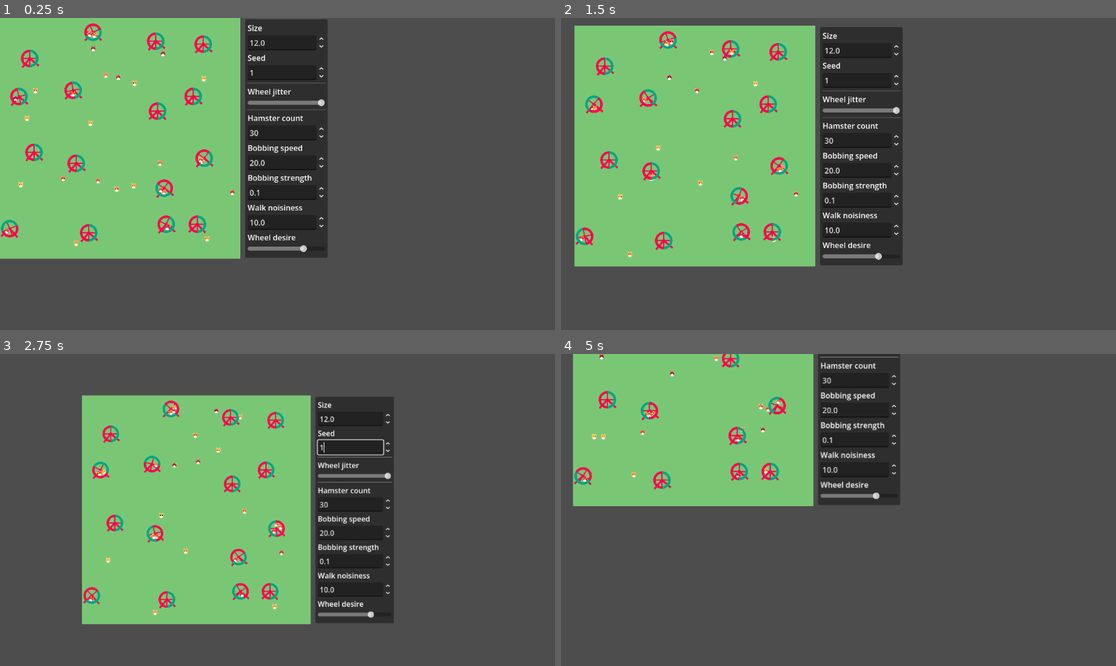
Above: before the commit, frames 1-4 (two rows, left to right).
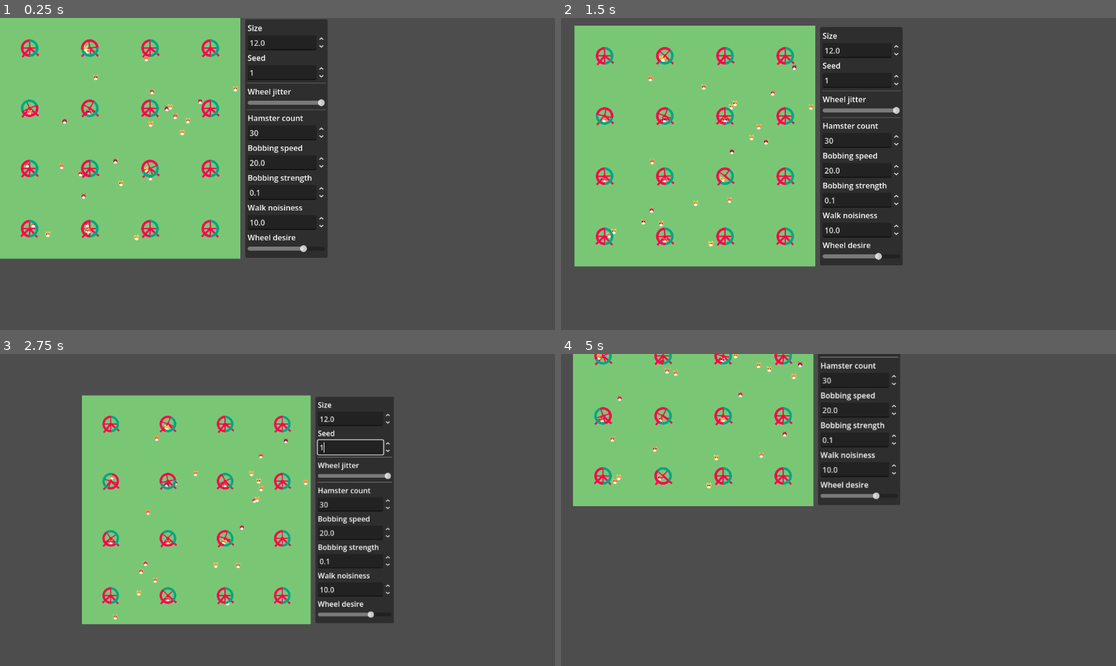
Above: after the commit, the same moments.

Repository: ErikSeewald/Pronicula
Game: Godot game, scene res://scenes/Hamsters.tscn
The game is run twice, just before and just after one commit, with the same random seed, the same clock (stepped at 60 frames per second) and the same inputs.
Inputs (mouse positions are in pixels of both pictures, inside the frame that each line leads up to):
- Up to frame 1 (0.25 s): no input
- Up to frame 2 (1.5 s): move the mouse to (960, 158) at 0.52 s; hold Middle mouse button (move_around) 0.53-1.25 s; click (960, 158) at 0.67 s; drag from (727, 189) to (810, 236) at 1.27 s
- Up to frame 3 (2.75 s): move the mouse to (333, 441) at 2.02 s; tap Mouse wheel down (zoom_out) at 2.1 s; click (333, 441) at 2.17 s
- Up to frame 4 (5 s): drag from (810, 572) to (672, 463) at 2.77 s; move the mouse to (1005, 556) at 3.52 s; tap Mouse wheel up (zoom_in) at 3.6 s; click (1005, 556) at 3.67 s; drag from (672, 463) to (755, 432) at 4.27 s

The runs differ from the first frame. In frame 1, 4.1% of the frame differs, in the area x 0-43%, y 1-74%; in frame 2, 4.0%; in frame 3, 3.6%; in frame 4, 2.6%.

Commit message:
finish refactoring hamsters

Diff:
--- a/scenes/Hamsters.tscn
+++ b/scenes/Hamsters.tscn
@@ -6,10 +6,10 @@
 
 [sub_resource type="ShaderMaterial" id="ShaderMaterial_58ydm"]
 shader = ExtResource("2_dters")
-shader_parameter/time = 1210.435
+shader_parameter/time = 22.535
 shader_parameter/size = 12.0
 shader_parameter/seed = 1
-shader_parameter/jitter_intensity = 2.0
+shader_parameter/jitter_intensity = 0.0
 shader_parameter/hamster_count = 30
 shader_parameter/bobbing_speed = 20.0
 shader_parameter/bobbing_strength = 0.1
--- a/shaders/demos/hamsters/hamsters.gdshader
+++ b/shaders/demos/hamsters/hamsters.gdshader
@@ -370,7 +370,7 @@
 		{
 			if (h.on_wheel)
 			{
-				float local_rotation = -sin(h.phase * wheel_rotation) * 0.5;
+				float local_rotation = -sin(h.phase * wheel_rotation) * 0.3;
 				hamster_centered = rotate_around_origin(hamster_centered, local_rotation);
 			}
 			vec3 hamster_col_offset = vec3(0.7, 0.7, 0.0) * (hash(h.idx, seed) - 0.5);
